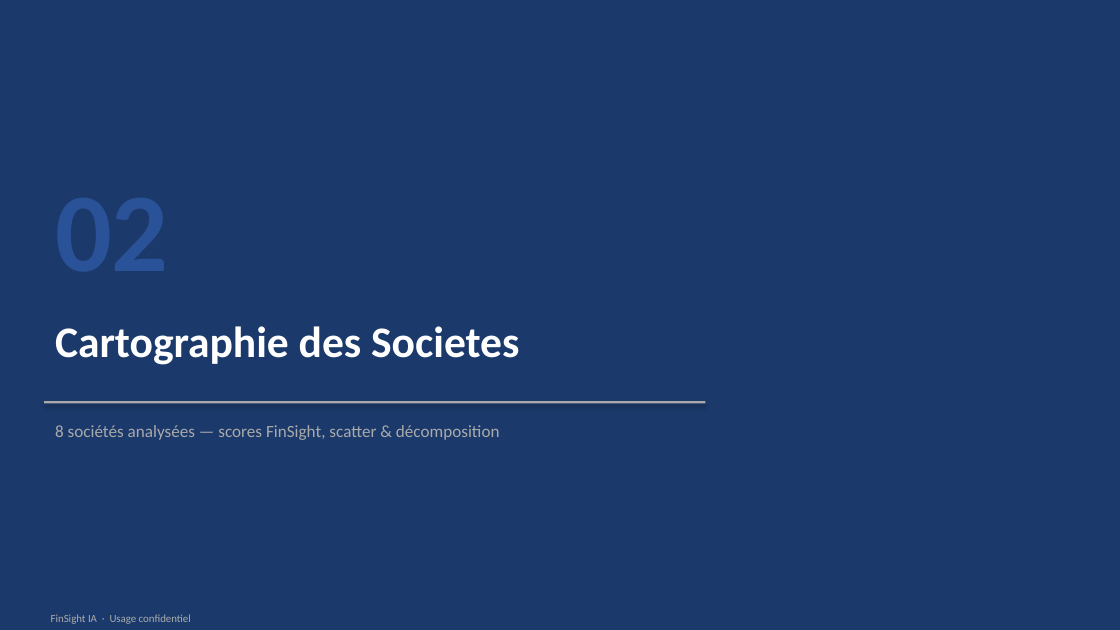
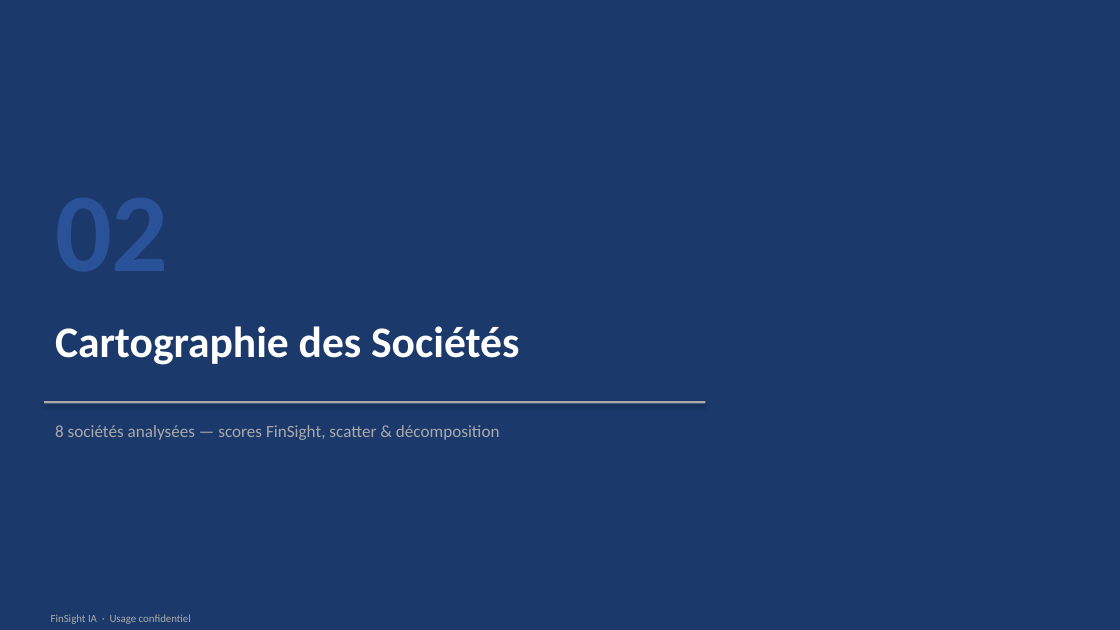
Before and after one commit to baptistejeh07-art/finsight-ia, a slide deck: slide 8 of preview/secteur_Technology_S&P_500/secteur_Technology_S&P_500.pptx. Drawn at 1120x630 pixels with LibreOffice and Linux fonts; fonts in the diff are those of the drawing. Boxes give left, top, right and bottom in pixels: in the first picture for what was removed or moved away, otherwise in the second. Text is boxed around its words. In the diff, an @@ line names an element or a change of style, - is before the commit and + after.

```diff
--- a/preview/secteur_Technology_S&P_500/secteur_Technology_S&P_500.pptx
+++ b/preview/secteur_Technology_S&P_500/secteur_Technology_S&P_500.pptx
@@ text at (x1=55, y1=326, x2=519, y2=365): text changed @@
-Cartographie des Societes
+Cartographie des Sociétés
```
Also in this commit, not shown: 10 other slides changed, 2 other files.
